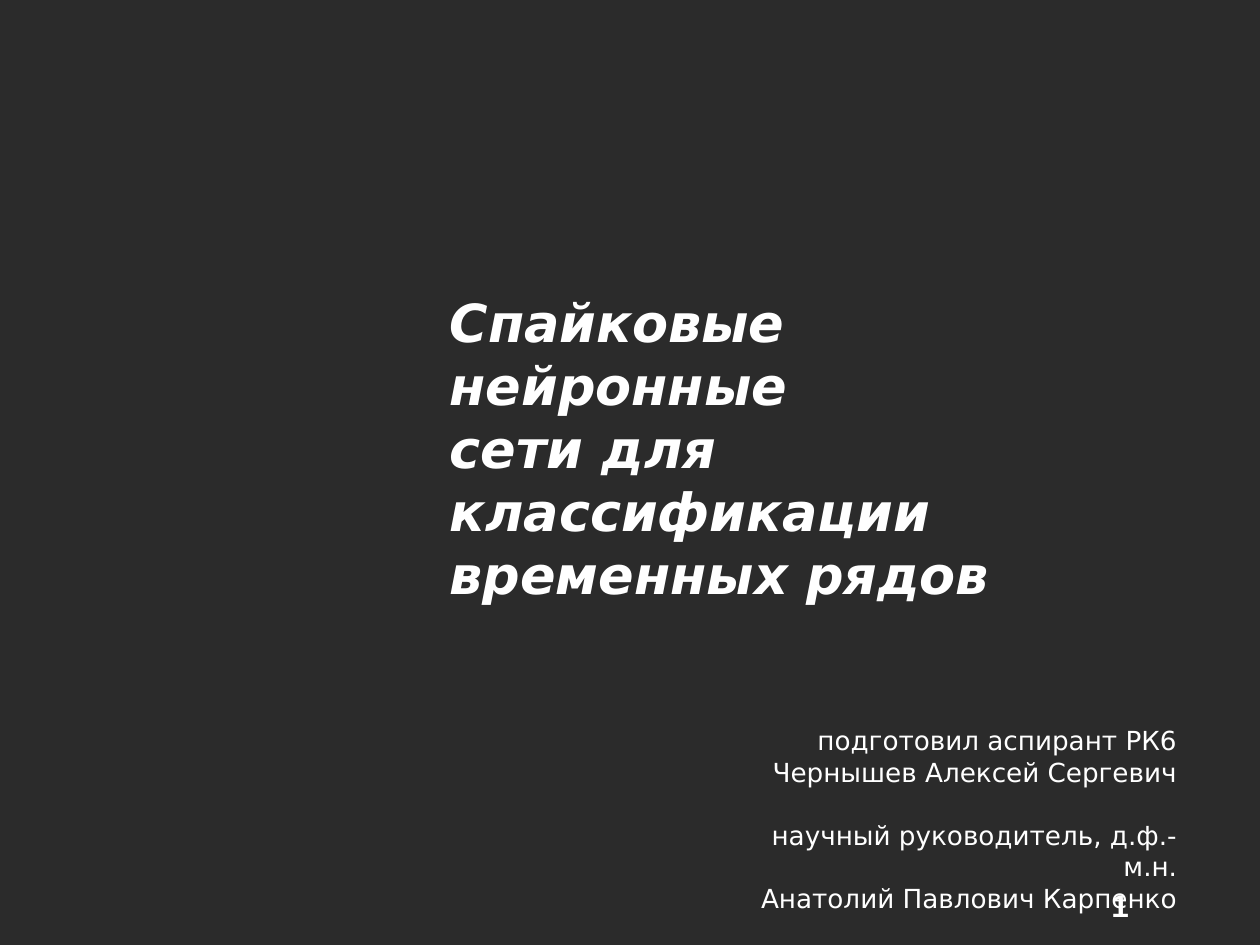
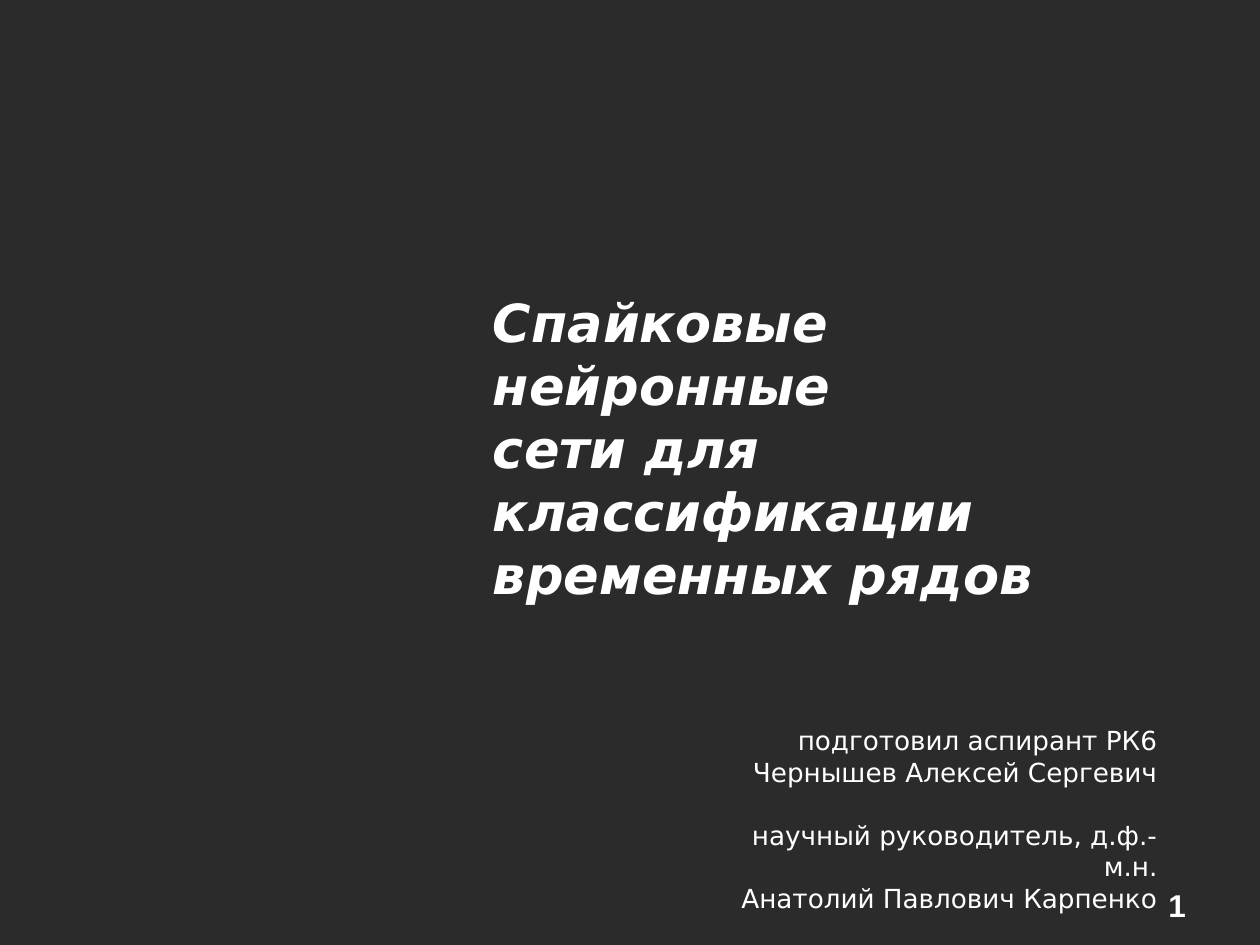
Before and after one commit to alexeyche/alexeyche-junk, a slide deck: slide 1 of cns/doc/conf.ppt. Drawn at 1260x945 pixels with LibreOffice and Linux fonts; fonts in the diff are those of the drawing; background and template pictures are left out; a plain dark background stands for a picture behind light text. Boxes give left, top, right and bottom in pixels: in the first picture for what was removed or moved away, otherwise in the second. Text is boxed around its words. In the diff, an @@ line names an element or a change of style, - is before the commit and + after.

```diff
--- a/cns/doc/conf.ppt
+++ b/cns/doc/conf.ppt
@@ text "Спайковые нейронные": place and size @@
-text "Спайковые нейронные" at (450, 302, 989, 605)
+text "Спайковые нейронные" at (493, 302, 1033, 605)
@@ text "подготовил аспирант РК6": place and size @@
-text "подготовил аспирант РК6" at (761, 730, 1177, 914)
+text "подготовил аспирант РК6" at (741, 730, 1158, 914)
@@ page number: place and size @@
-page number at (1111, 893, 1129, 917)
+page number at (1168, 895, 1186, 917)
```
Also in this commit, not shown: 13 other slides changed, 1 slide added, 1 slide removed, 1 other file.
